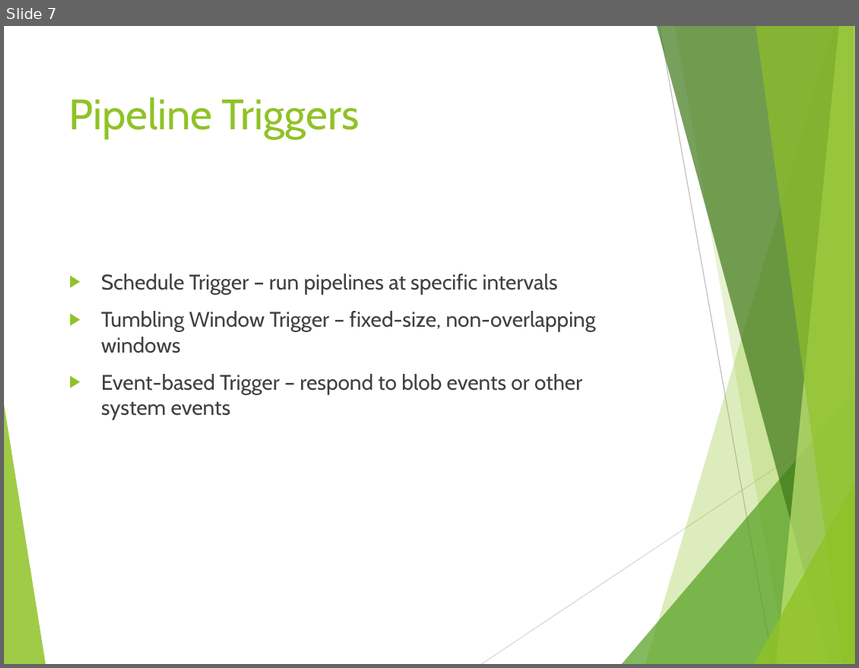
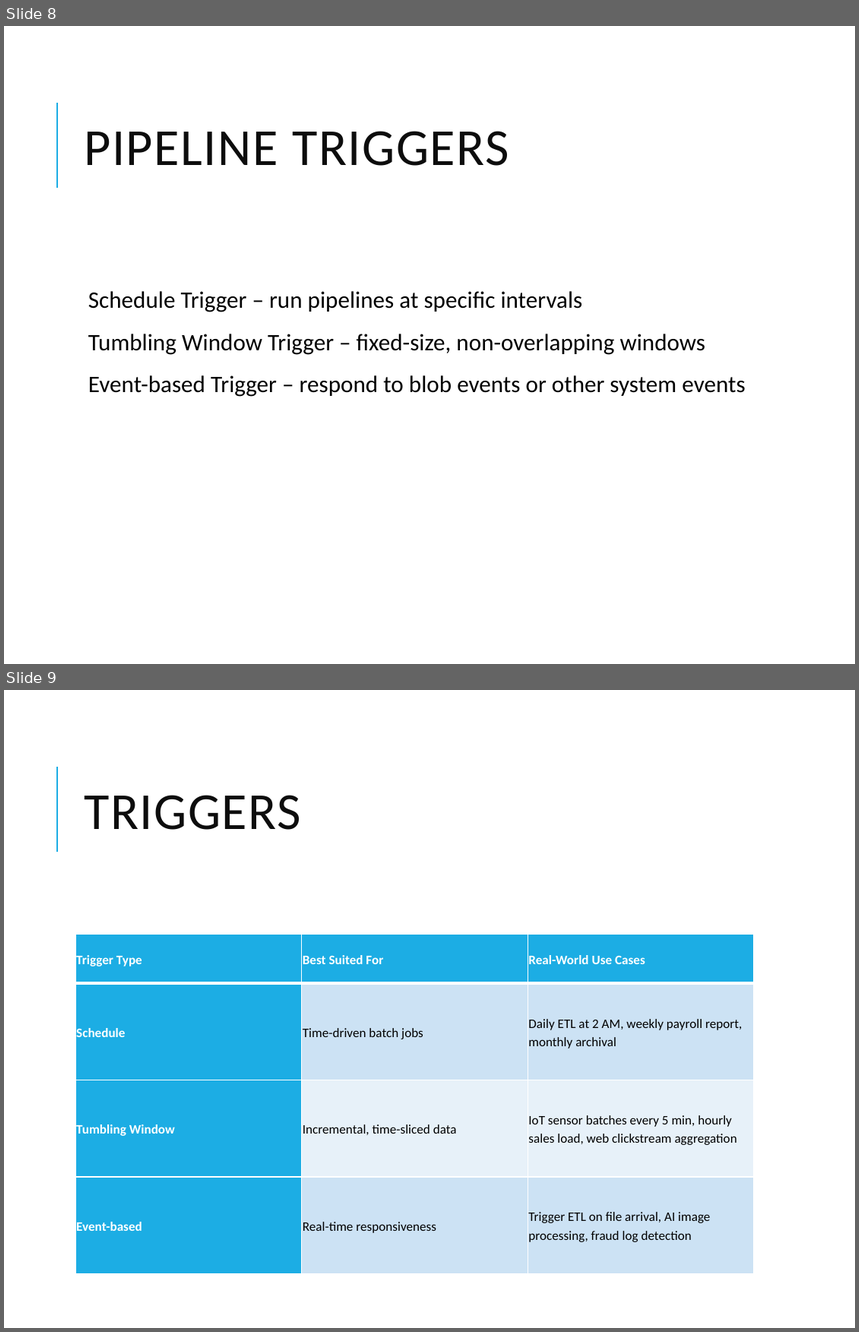
Before and after one commit to vivek1570/DE-Content-WithSnowflakes, a slide deck: Week-1/Day-4/ADF_Advanced_Concepts.pptx. Shown one above the other, each under a label of ours: slide 7 before the commit, slides 8 and 9 after it. The pictures are 859x668 and 859x1332 pixels, drawn with LibreOffice and Linux fonts; fonts in the diff are those of the drawing. Boxes give left, top, right and bottom in pixels: in the first picture for what was removed or moved away, otherwise in the second. Text is boxed around its words. In the diff, an @@ line names an element or a change of style, - is before the commit and + after.

```diff
--- a/Week-1/Day-4/ADF_Advanced_Concepts.pptx
+++ b/Week-1/Day-4/ADF_Advanced_Concepts.pptx
@@ slide 9 added at (4,690,855,1328), background #FFFFFF; not listed: 1 template element that a slide beside it also shows @@
@@ title added at (84,795,301,830), 44 pt, text #0D0D0D @@
+TRIGGERS
@@ table added at (75,934,755,1274), 4 rows, 3 columns @@
+Trigger Type | Best Suited For | Real-World Use Cases
+Schedule | Time-driven batch jobs | Daily ETL at 2 AM, weekly payroll report, monthly archival
+Tumbling Window | Incremental, time-sliced data | IoT sensor batches every 5 min, hourly sales load, web clickstream aggregation
+Event-based | Real-time responsiveness | Trigger ETL on file arrival, AI image processing, fraud log detection
@@ what was slide 7 is now slide 8 @@
@@ slide 8 changed as well @@
@@ title "PIPELINE TRIGGERS" at (84,131,509,166): vertical alignment top to middle @@
@@ line added from (56, 188) to (56, 103), #1CADE4 1.5 pt @@
@@ title at (84,131,509,166): text changed; size 36 to 44 pt; font Cabin to Calibri; text colour #90C226 to #0D0D0D @@
-Pipeline Triggers
+PIPELINE TRIGGERS
@@ text "Schedule Trigger – run pipelines ...": place and size @@
-text "Schedule Trigger – run pipelines ..." at (101,274,596,420)
+text "Schedule Trigger – run pipelines ..." at (88,291,745,397)
@@ text "Schedule Trigger – run pipelines ..." at (88,291,745,397): size 18 to 20 pt, font Cabin to Calibri, text colour #404040 to #000000; bullet ▶ to  ; line spacing 1 to 0.9; more space between paragraphs; bullet colour #90C226 to #1CADE4 @@
@@ group removed at (4,26,855,664): 8 freeform shapes, 2 lines @@
```
Also in this commit, not shown: 9 other slides changed, 1 other slide added, 20 other files.
